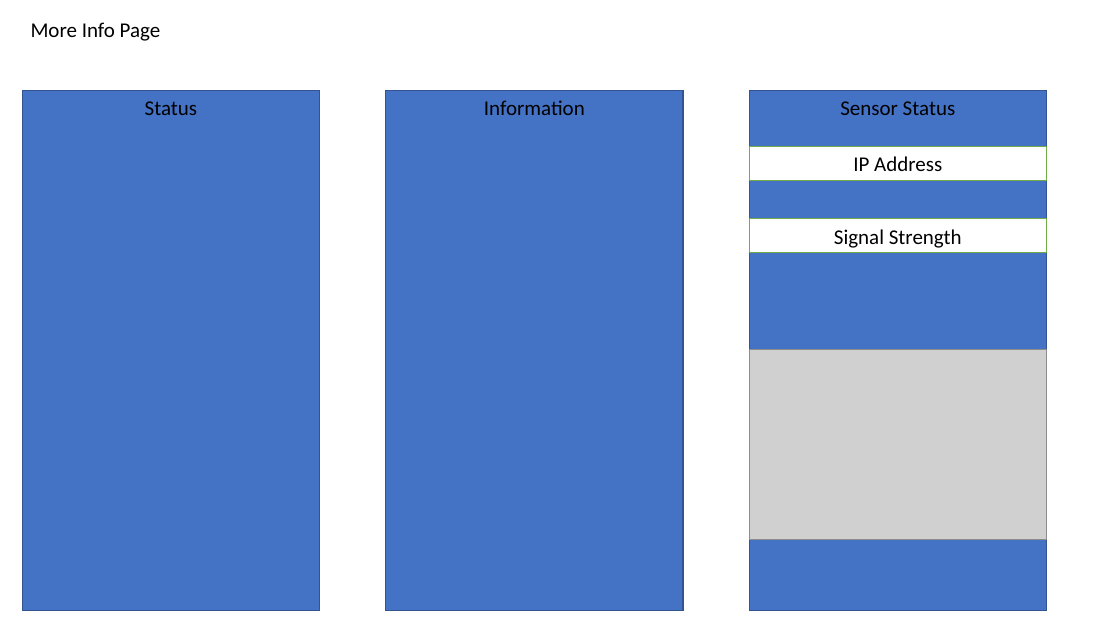
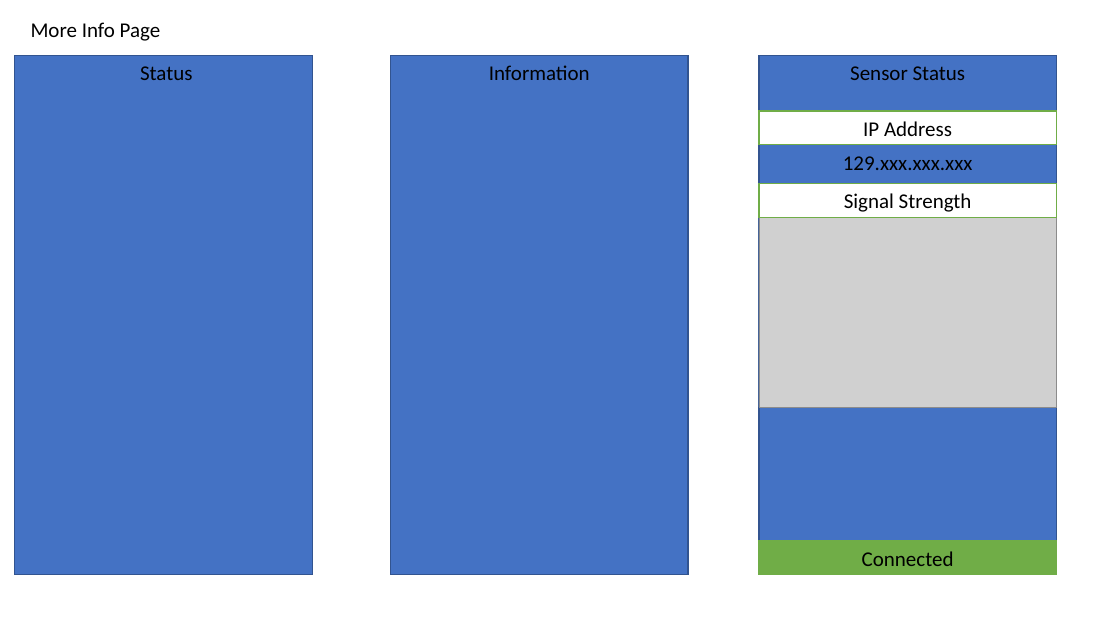
Before and after one commit to CireMarkus/auto-plant-waterer, a slide deck: slide 2 of Protyping of website.pptx. Drawn at 1120x630 pixels with LibreOffice and Linux fonts; fonts in the diff are those of the drawing; grey boxes stand for pictures. Boxes give left, top, right and bottom in pixels: in the first picture for what was removed or moved away, otherwise in the second. Text is boxed around its words. In the diff, an @@ line names an element or a change of style, - is before the commit and + after.

```diff
--- a/Protyping of website.pptx
+++ b/Protyping of website.pptx
@@ rectangle: place and size @@
-rectangle at bbox=[23, 91, 320, 610]
+rectangle at bbox=[15, 55, 313, 575]
@@ text "Status": place and size @@
-text "Status" at bbox=[145, 101, 197, 115]
+text "Status" at bbox=[140, 66, 192, 80]
@@ text "Information": place and size @@
-text "Information" at bbox=[484, 100, 585, 115]
+text "Information" at bbox=[489, 65, 590, 80]
@@ rectangle: place and size @@
-rectangle at bbox=[386, 91, 683, 610]
+rectangle at bbox=[391, 55, 688, 575]
@@ 3 rectangles, 1 text: place and size @@
-3 rectangles, 1 text at bbox=[749, 91, 1047, 610]
+3 rectangles, 1 text at bbox=[760, 55, 1057, 575]
@@ text added at bbox=[843, 156, 973, 170], 18 pt, text #000000 @@
+129.xxx.xxx.xxx
@@ picture: place and size @@
-picture at bbox=[749, 350, 1047, 539]
+picture at bbox=[760, 218, 1057, 408]
@@ rectangle added at bbox=[760, 541, 1057, 575], fill #70AD47, outline #70AD47 1 pt, 18 pt, text #000000 @@
+Connected
```
Also in this commit, not shown: 1 other slide changed.
